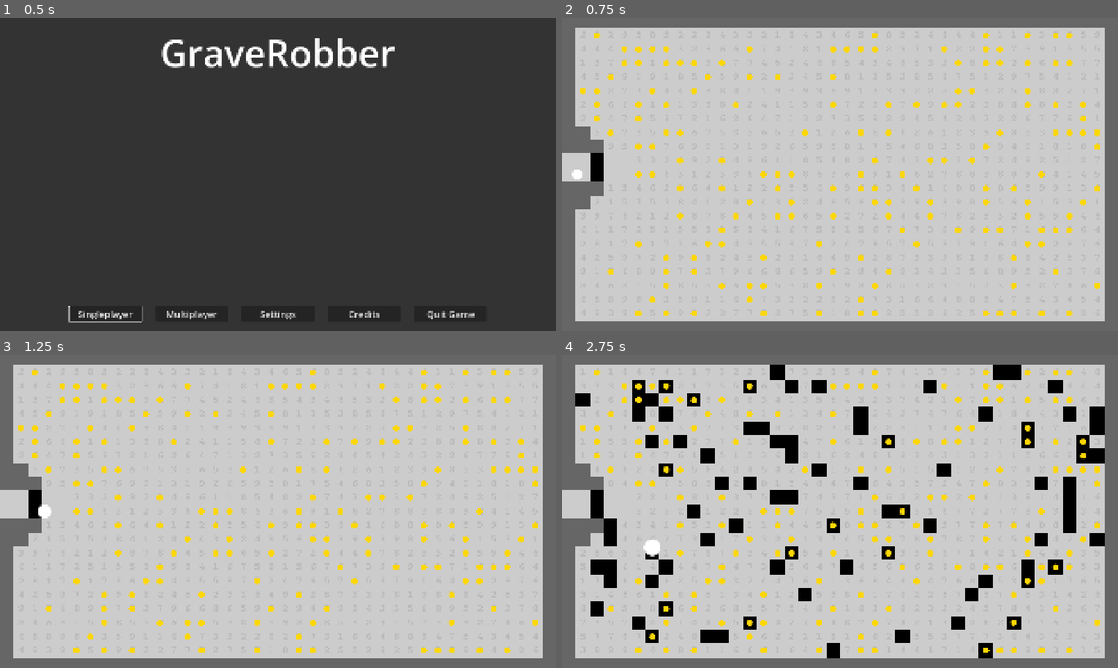
Above: before the commit, frames 1-4 (two rows, left to right).
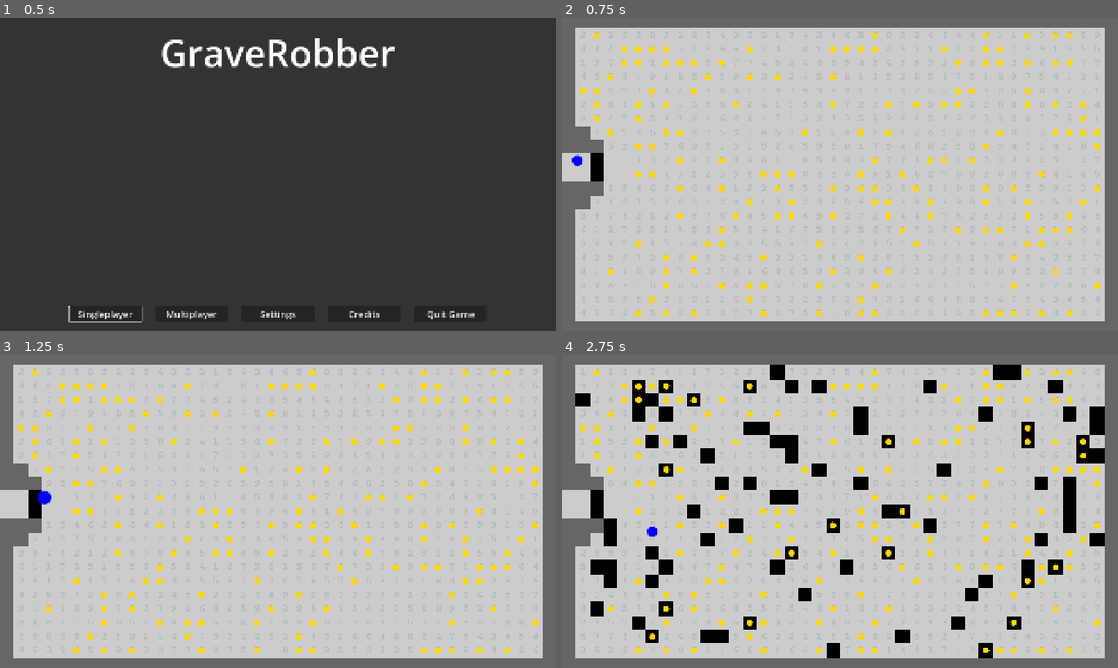
Above: after the commit, the same moments.

Repository: njamster/gmtk_jam_2026
Game: Godot game, scene res://main_menu.tscn
The game is run twice, just before and just after one commit, with the same random seed, the same clock (stepped at 60 frames per second) and the same inputs.
Inputs:
- Up to frame 1 (0.5 s): no input
- Up to frame 2 (0.75 s): click "Singleplayer" at 0.5 s
- Up to frame 3 (1.25 s): no input
- Up to frame 4 (2.75 s): tap Enter at 1.25 s; hold D (move_right) 1.28-2.03 s; tap R at 1.35 s; hold S (move_down) from 2.03 s (still down); tap Shift at 2.1 s

Frame 1 is identical in both runs. In frame 2, 0.1% of the frame differs, in the area x 1-4%, y 43-52%; in frame 3, 0.2%; in frame 4, 0.2%, in the area x 13-18%, y 48-65%.

Commit message:
Fix unset player_id in singleplayer mode

Diff:
--- a/autoloads/game_over_screen/player_stats.gd
+++ b/autoloads/game_over_screen/player_stats.gd
@@ -9,6 +9,7 @@
 
 
 func update() -> void:
+	print("Test", player_id)
 	if Global.stats[player_id].death_reason:
 		$DeathReason.text = Global.stats[player_id].death_reason
 	else:
--- a/player/player.gd
+++ b/player/player.gd
@@ -1,6 +1,6 @@
 extends Area2D
 
-var id: int
+var id := 1
 
 var inputs = {
 	"move_up": Vector2.UP,
